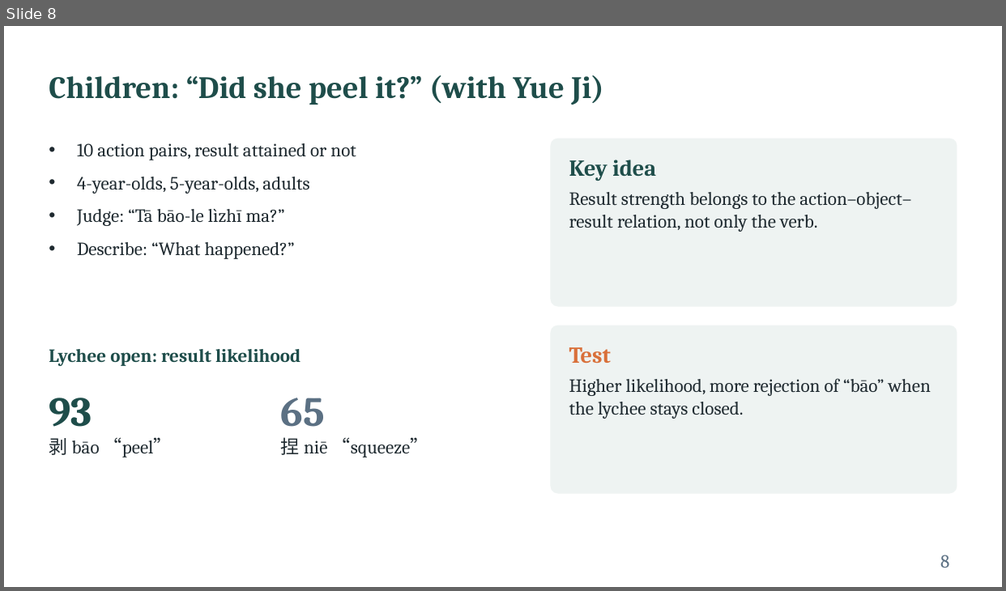
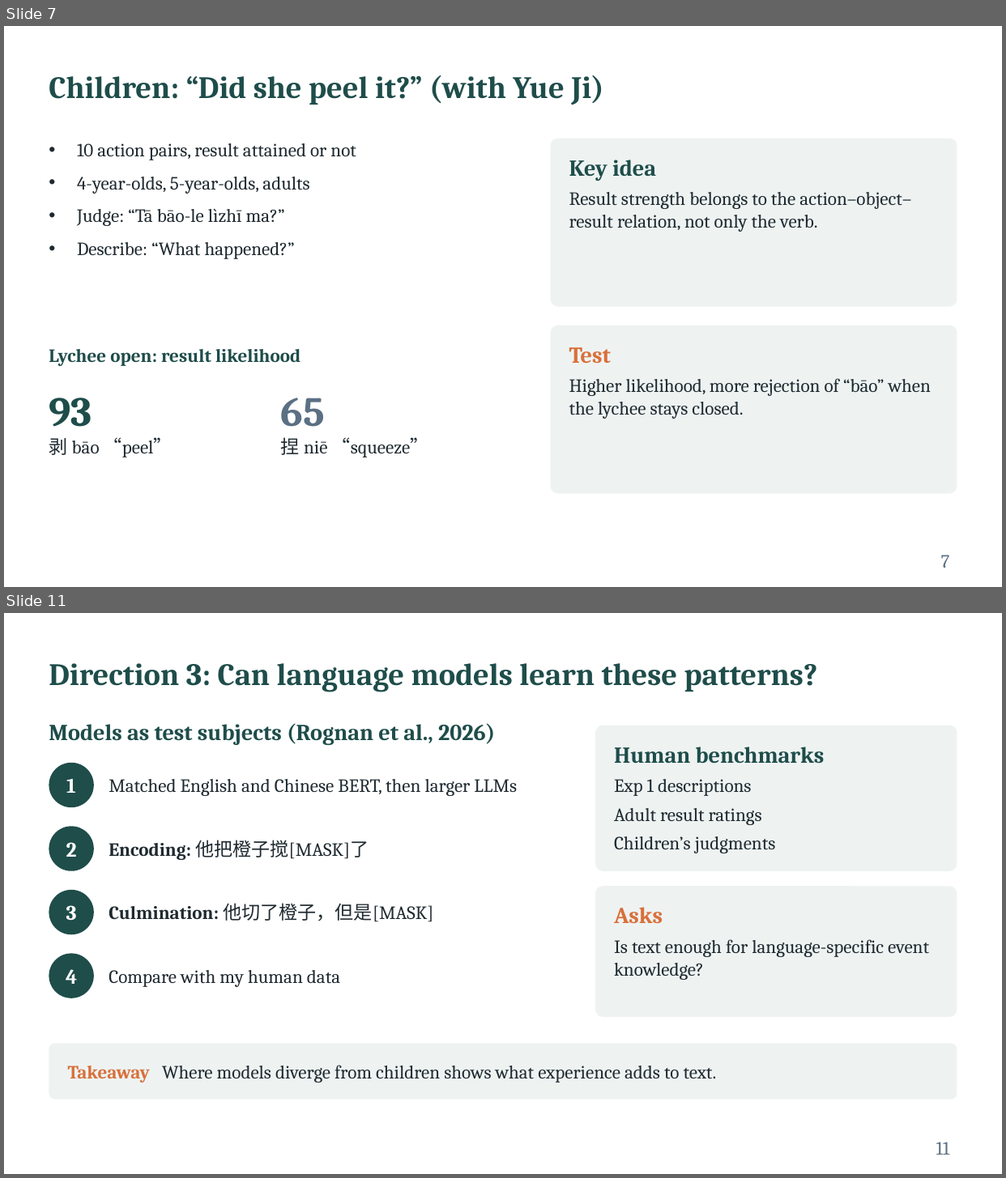
Before and after one commit to xtaoliu/claude, a slide deck: Liu_postdoc_interview_talk.pptx. Shown one above the other, each under a label of ours: slide 8 before the commit, slides 7 and 11 after it; the slides between them are not shown. The pictures are 1006x591 and 1006x1178 pixels, drawn with LibreOffice and Linux fonts; fonts in the diff are those of the drawing. Boxes give left, top, right and bottom in pixels: in the first picture for what was removed or moved away, otherwise in the second. Text is boxed around its words. In the diff, an @@ line names an element or a change of style, - is before the commit and + after.

```diff
--- a/Liu_postdoc_interview_talk.pptx
+++ b/Liu_postdoc_interview_talk.pptx
@@ slide 11 added at bbox=[4, 613, 1002, 1174], background #FFFFFF @@
@@ title added at bbox=[49, 663, 818, 692], 30 pt, text #1E4D4A, bold @@
+Direction 3: Can language models learn these patterns?
@@ text added at bbox=[49, 723, 495, 745], 22 pt, text #1E4D4A, bold @@
+Models as test subjects (Rognan et al., 2026)
@@ rounded rectangle added at bbox=[595, 726, 957, 871], fill #EEF3F2 @@
@@ text added at bbox=[614, 747, 825, 854], 18 pt, text #1F2A30 @@
+Human benchmarks
+Exp 1 descriptions
+Adult result ratings
+Children’s judgments
@@ ellipse added at bbox=[49, 763, 94, 807], fill #1E4D4A @@
@@ text added at bbox=[66, 779, 76, 793], 20 pt, text #FFFFFF, bold @@
+1
@@ text added at bbox=[108, 779, 517, 796], 18 pt, text #1F2A30 @@
+Matched English and Chinese BERT, then larger LLMs
@@ ellipse added at bbox=[49, 826, 94, 871], fill #1E4D4A @@
@@ text added at bbox=[66, 842, 77, 857], 20 pt, text #FFFFFF, bold @@
+2
@@ text added at bbox=[108, 840, 368, 860], 18 pt, text #1F2A30 @@
+Encoding: 他把橙子搅[MASK]了
@@ ellipse added at bbox=[49, 890, 94, 935], fill #1E4D4A @@
@@ text added at bbox=[108, 903, 433, 922], 18 pt, text #1F2A30 @@
+Culmination: 他切了橙子，但是[MASK]
@@ rounded rectangle added at bbox=[595, 886, 957, 1017], fill #EEF3F2 @@
@@ text added at bbox=[66, 905, 77, 920], 20 pt, text #FFFFFF, bold @@
+3
@@ text added at bbox=[614, 907, 929, 980], 18 pt, text #1F2A30 @@
+Asks
+Is text enough for language-specific event knowledge?
@@ ellipse added at bbox=[49, 954, 94, 999], fill #1E4D4A @@
@@ text added at bbox=[66, 969, 77, 984], 20 pt, text #FFFFFF, bold @@
+4
@@ text added at bbox=[108, 970, 340, 987], 18 pt, text #1F2A30 @@
+Compare with my human data
@@ rounded rectangle added at bbox=[49, 1043, 957, 1100], fill #EEF3F2 @@
@@ text added at bbox=[68, 1065, 717, 1083], 18 pt, text #1F2A30 @@
+Takeaway Where models diverge from children shows what experience adds to text.
@@ page number added at bbox=[936, 1142, 950, 1155], 18 pt, text #5B7083 @@
+11
@@ what was slide 8 is now slide 7 @@
@@ page number at bbox=[941, 555, 950, 568]: text changed @@
-8
+7
```
Also in this commit, not shown: 3 slides changed, 3 other slides added, 4 slides removed, 1 other file.
